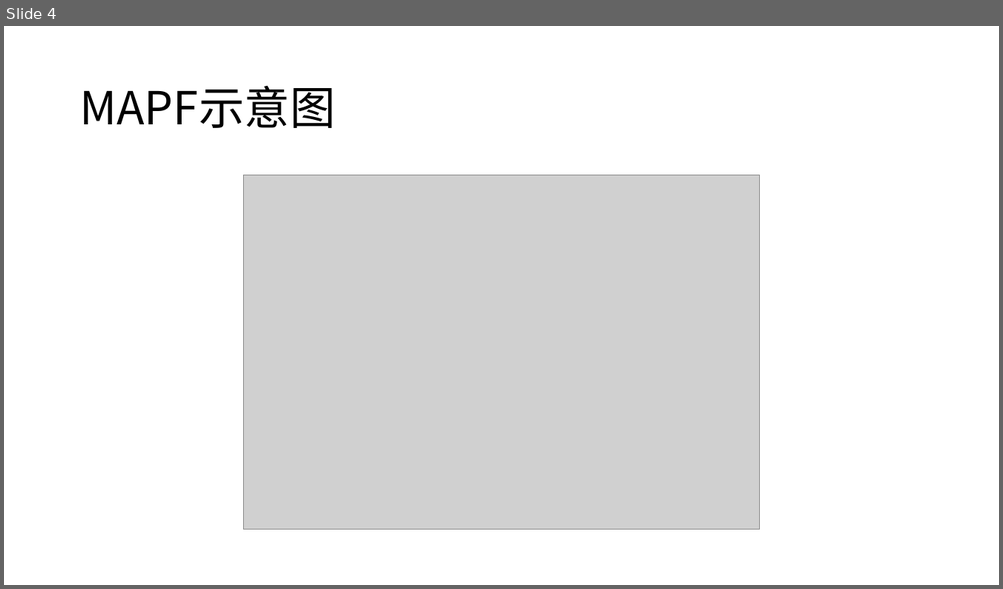
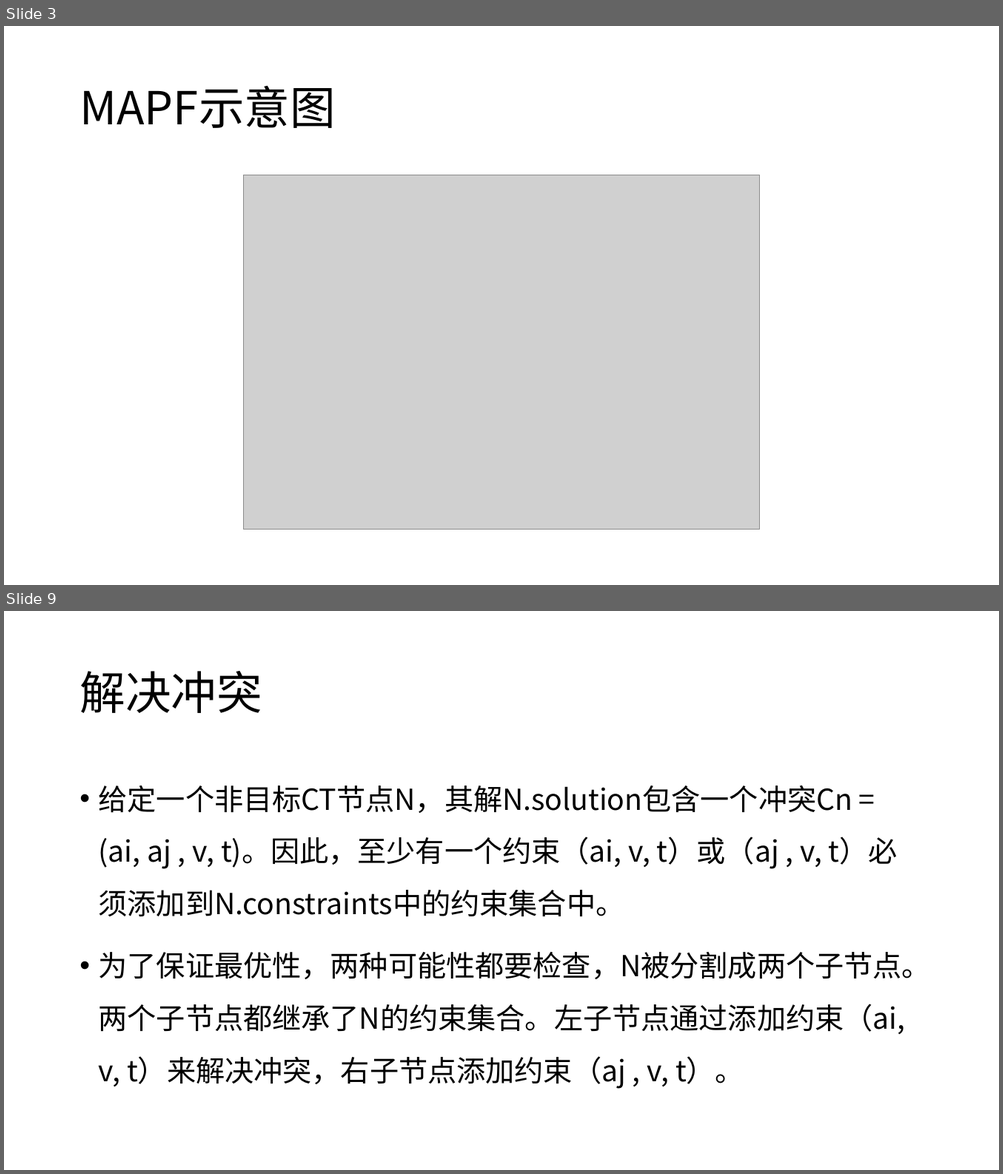
Before and after one commit to ssfc/npbenchmark, a slide deck: npbenchmark-main/MAPF/CBS.pptx. Shown one above the other, each under a label of ours: slide 4 before the commit, slides 3 and 9 after it; the slides between them are not shown. The pictures are 1003x589 and 1003x1174 pixels, drawn with LibreOffice and Linux fonts; fonts in the diff are those of the drawing; grey boxes stand for pictures. Boxes give left, top, right and bottom in pixels: in the first picture for what was removed or moved away, otherwise in the second. Text is boxed around its words. In the diff, an @@ line names an element or a change of style, - is before the commit and + after.

```diff
--- a/npbenchmark-main/MAPF/CBS.pptx
+++ b/npbenchmark-main/MAPF/CBS.pptx
@@ slide 9 added at bbox=[4, 611, 999, 1170], background #FFFFFF @@
@@ title added at bbox=[79, 671, 262, 713], 44 pt, text #000000 @@
+解决冲突
@@ text added at bbox=[99, 786, 930, 1089], 28 pt, text #000000 @@
+• 给定一个非目标CT节点N，其解N.solution包含一个冲突Cn = (ai, aj , v, t)。因此，至少有一个约束（ai, v, t）或（aj , v, t）必须添加到N.constraints中的约束集合中。
+• 为了保证最优性，两种可能性都要检查，N被分割成两个子节点。两个子节点都继承了N的约束集合。左子节点通过添加约束（ai, v, t）来解决冲突，右子节点添加约束（aj , v, t）。
@@ what was slide 4 is now slide 3 @@
```
Also in this commit, not shown: 3 slides changed, 9 other slides added, 2 slides removed, 1 other file.
